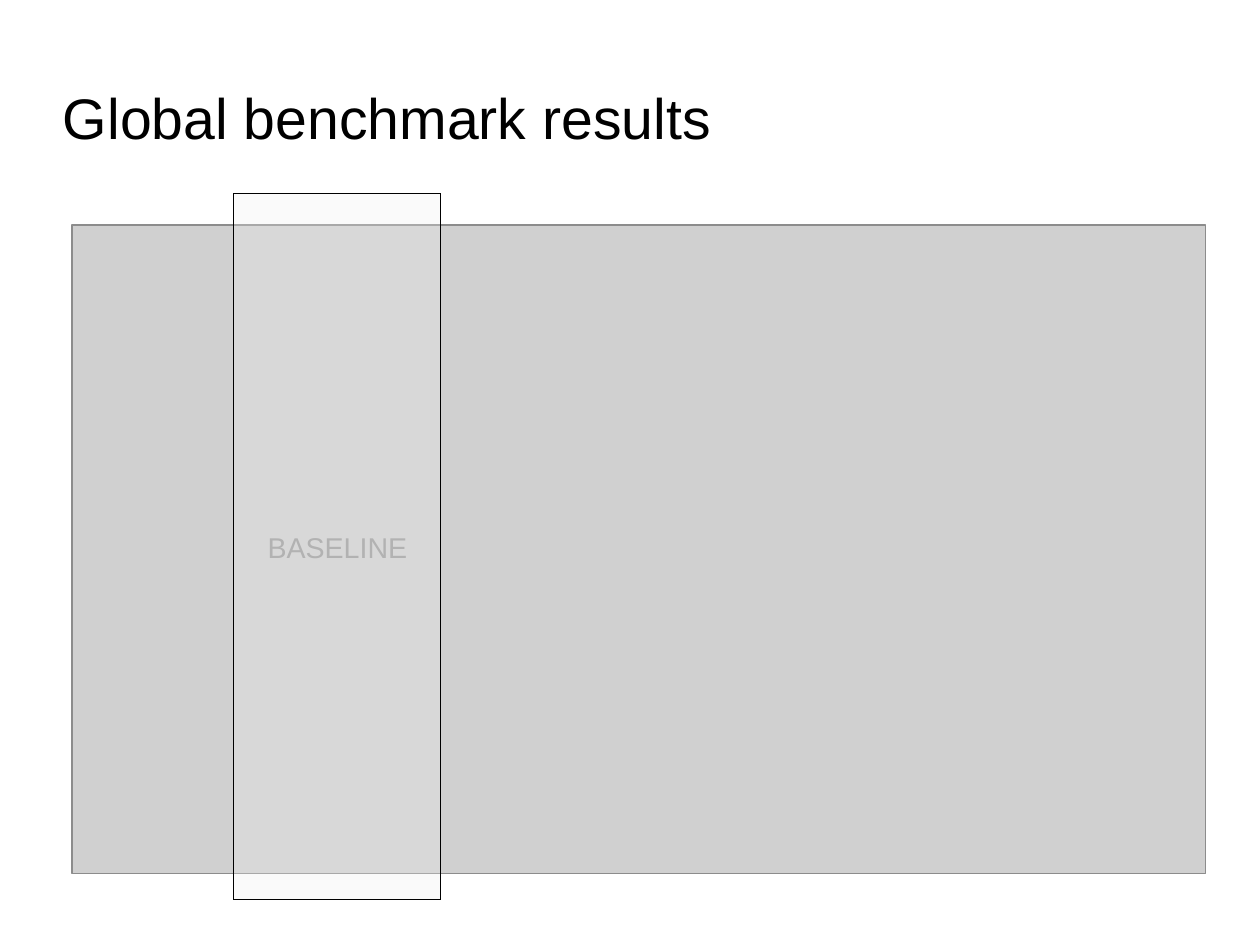
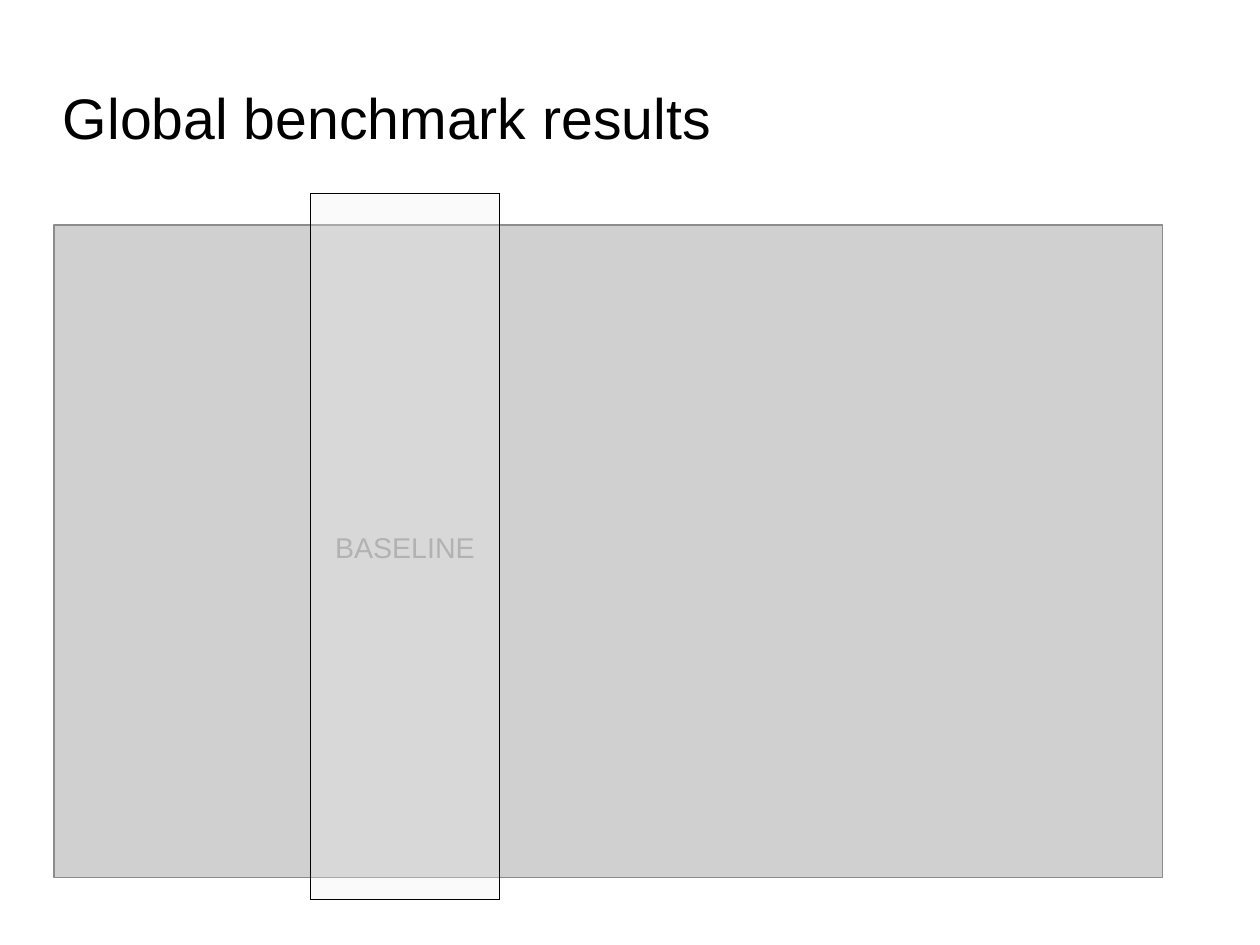
Before and after one commit to dataforcast/OC_Datascientist, a slide deck: slide 52 of P6/report/Openclassrooms_ParcoursDatascientist_P6-V1.odp. Drawn at 1260x945 pixels with LibreOffice and Linux fonts; fonts in the diff are those of the drawing; grey boxes stand for pictures; background and template pictures are left out. Boxes give left, top, right and bottom in pixels: in the first picture for what was removed or moved away, otherwise in the second. Text is boxed around its words. In the diff, an @@ line names an element or a change of style, - is before the commit and + after.

```diff
--- a/P6/report/Openclassrooms_ParcoursDatascientist_P6-V1.odp
+++ b/P6/report/Openclassrooms_ParcoursDatascientist_P6-V1.odp
@@ rectangle "BASELINE" resized from (x1=234, y1=193, x2=441, y2=900) to (x1=311, y1=193, x2=500, y2=900) @@
@@ picture resized from (x1=72, y1=225, x2=1206, y2=874) to (x1=54, y1=225, x2=1163, y2=878) @@
```
Also in this commit, not shown: 4 other slides changed, 2 slides added, 10 other files.
